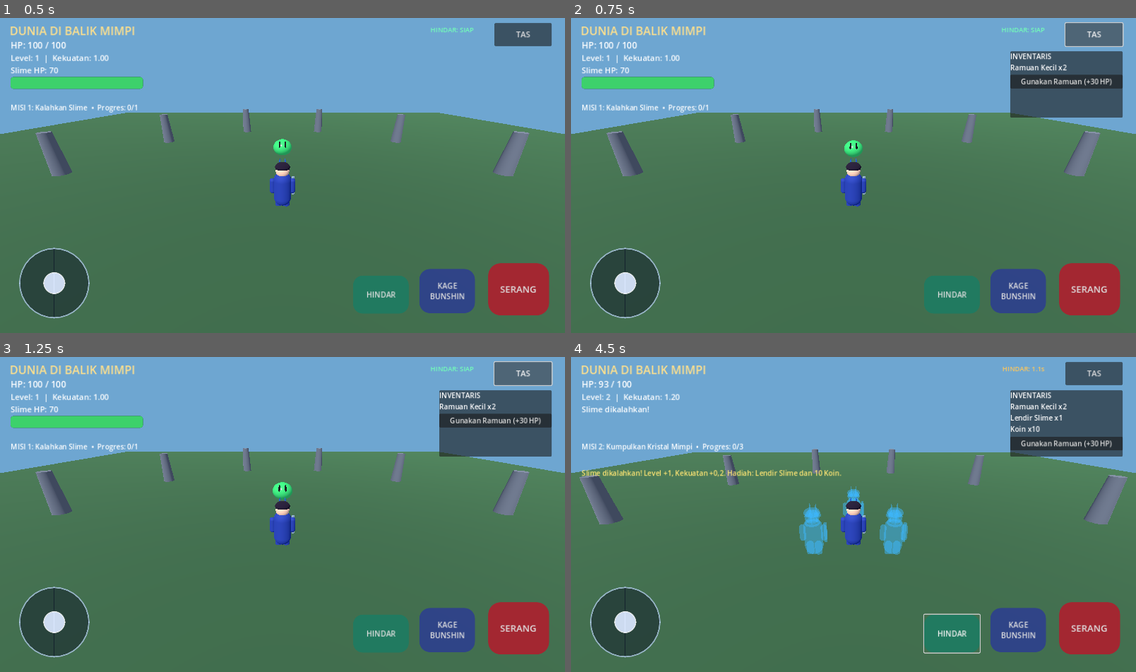
Above: before the commit, frames 1-4 (two rows, left to right).
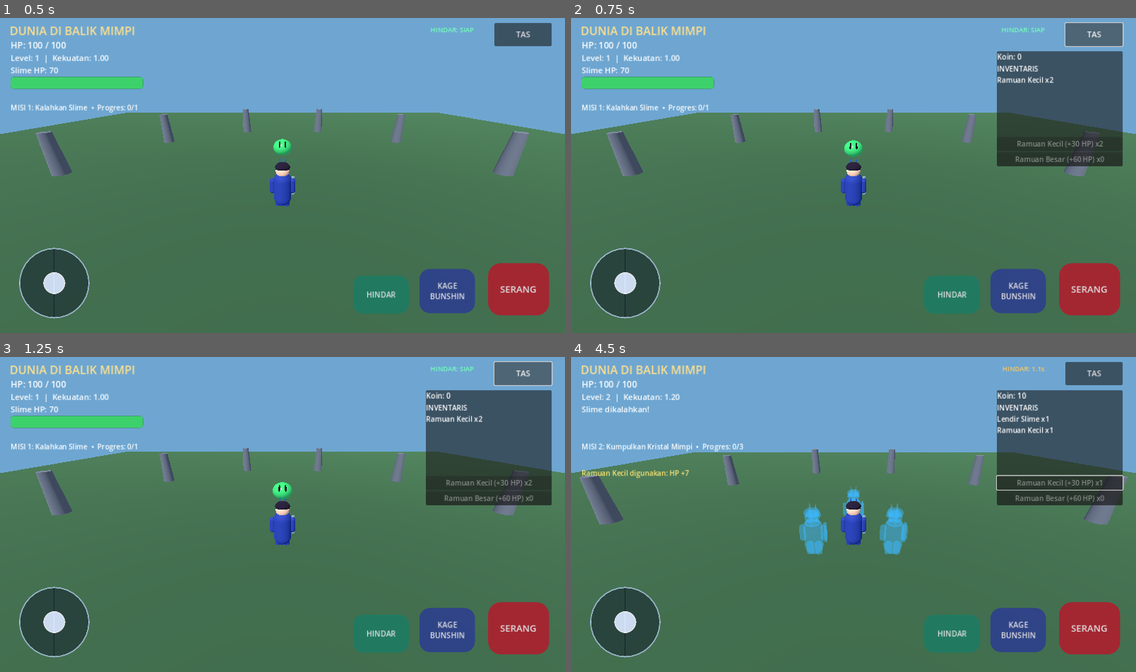
Above: after the commit, the same moments.

Repository: anjingsayang80-ui/Dunia-di-Balik-Mimpi
Game: Godot game, scene res://scenes/main.tscn
Two runs of this game, one before a commit and one after it. Both use one fixed random seed, a clock stepped at 60 frames per second and the inputs below.
Inputs (mouse positions are in pixels of both pictures, inside the frame that each line leads up to):
- Up to frame 1 (0.5 s): no input
- Up to frame 2 (0.75 s): click "TAS" at 0.5 s
- Up to frame 3 (1.25 s): no input
- Up to frame 4 (4.5 s): click (1068, 420) at 1.25 s, where only the run before the commit has a clickable "Gunakan Ramuan (+30 HP)"; click "SERANG" at 2 s; click "KAGE BUNSHIN" at 2.75 s; click "HINDAR" at 3.5 s; click "Gunakan Ramuan (+30 HP)" (after the commit: "Ramuan Kecil (+30 HP) x2") at 4.25 s

Frame 1 is identical in both runs. In frame 2, 5.0% of the frame differs, in the area x 75-98%, y 10-48%; in frame 3, 5.0%; in frame 4, 5.9%, in the area x 1-98%, y 7-95%.

Commit message:
Improve mobile inventory actions and multi-touch joystick handling

Diff:
--- a/android-game/scripts/main.gd
+++ b/android-game/scripts/main.gd
@@ -26,8 +26,13 @@
 var boss_health_bar: ProgressBar
 var quest_text: Label
 var inventory_text: Label
+var coin_text: Label
 var notice_text: Label
 var inventory_panel: PanelContainer
+var inventory_button: Button
+var small_potion_button: Button
+var large_potion_button: Button
+var joystick_touch_index := -1
 var autosave_timer := 0.0
 const SAVE_INTERVAL := 5.0
 const START_POSITION := Vector3(0, 0.1, 4)
@@ -212,7 +217,7 @@
     notice_text.add_theme_color_override("font_color", Color(1.0, 0.9, 0.45))
     layer.add_child(notice_text)
 
-    var inventory_button := Button.new()
+    inventory_button = Button.new()
     inventory_button.text = "TAS"
     inventory_button.position = Vector2(-160, 18)
     inventory_button.size = Vector2(130, 52)
@@ -223,8 +228,8 @@
     layer.add_child(inventory_button)
 
     inventory_panel = PanelContainer.new()
-    inventory_panel.position = Vector2(-285, 82)
-    inventory_panel.size = Vector2(255, 150)
+    inventory_panel.position = Vector2(-315, 82)
+    inventory_panel.size = Vector2(285, 260)
     inventory_panel.anchor_left = 1.0
     inventory_panel.anchor_right = 1.0
     inventory_panel.visible = false
@@ -233,15 +238,31 @@
     var inventory_box := VBoxContainer.new()
     inventory_panel.add_child(inventory_box)
 
+    coin_text = Label.new()
+    coin_text.text = "Koin: 0"
+    coin_text.add_theme_font_size_override("font_size", 17)
+    inventory_box.add_child(coin_text)
+
+    var inventory_scroll := ScrollContainer.new()
+    inventory_scroll.custom_minimum_size = Vector2(260, 112)
+    inventory_scroll.size_flags_vertical = Control.SIZE_EXPAND_FILL
+    inventory_box.add_child(inventory_scroll)
+
     inventory_text = Label.new()
     inventory_text.text = "Inventaris kosong"
     inventory_text.autowrap_mode = TextServer.AUTOWRAP_WORD_SMART
-    inventory_box.add_child(inventory_text)
-
-    var use_potion := Button.new()
-    use_potion.text = "Gunakan Ramuan (+30 HP)"
-    use_potion.pressed.connect(_use_potion)
-    inventory_box.add_child(use_potion)
+    inventory_text.size_flags_horizontal = Control.SIZE_EXPAND_FILL
+    inventory_scroll.add_child(inventory_text)
+
+    small_potion_button = Button.new()
+    small_potion_button.text = "Ramuan Kecil (+30 HP)"
+    small_potion_button.pressed.connect(_use_potion.bind("Ramuan Kecil"))
+    inventory_box.add_child(small_potion_button)
+
+    large_potion_button = Button.new()
+    large_potion_button.text = "Ramuan Besar (+60 HP)"
+    large_potion_button.pressed.connect(_use_potion.bind("Ramuan Besar"))
+    inventory_box.add_child(large_potion_button)
 
     joystick = Control.new()
     joystick.position = Vector2(38, -198)
@@ -427,34 +448,50 @@
     inventory_panel.visible = not inventory_panel.visible
     _refresh_inventory()
 
-func _use_potion() -> void:
+func _use_potion(item_name: String) -> void:
     if hero.hp >= 100:
         notice_text.text = "HP masih penuh."
-    elif game_state.use_item("Ramuan Kecil"):
-        hero.hp = mini(100, hero.hp + 30)
-        notice_text.text = "Ramuan digunakan: HP +30"
+    elif game_state.use_item(item_name):
+        var previous_hp: int = hero.hp
+        var heal_amount: int = game_state.get_item_heal_value(item_name)
+        hero.hp = mini(100, hero.hp + heal_amount)
+        var restored_hp: int = hero.hp - previous_hp
+        game_state.save_player_state(hero.hp, hero.global_position)
+        notice_text.text = "%s digunakan: HP +%d" % [item_name, restored_hp]
     else:
-        notice_text.text = "Ramuan tidak tersedia."
+        notice_text.text = "%s tidak tersedia." % item_name
     _refresh_inventory()
 
 func _refresh_inventory() -> void:
     var items: Dictionary = game_state.inventory
+    var item_names: Array = items.keys()
+    item_names.sort()
     var lines := ["INVENTARIS"]
     if items.is_empty():
         lines.append("Belum ada barang.")
     else:
-        for item in items:
-            lines.append("%s x%d" % [item, items[item]])
+        for item_name in item_names:
+            if item_name != "Koin":
+                lines.append("%s x%d" % [item_name, items[item_name]])
     inventory_text.text = "\n".join(lines)
+    coin_text.text = "Koin: %d" % game_state.get_item_count("Koin")
+    var small_count: int = game_state.get_item_count("Ramuan Kecil")
+    var large_count: int = game_state.get_item_count("Ramuan Besar")
+    small_potion_button.text = "Ramuan Kecil (+30 HP) x%d" % small_count
+    large_potion_button.text = "Ramuan Besar (+60 HP) x%d" % large_count
+    small_potion_button.disabled = small_count <= 0 or hero.hp >= 100
+    large_potion_button.disabled = large_count <= 0 or hero.hp >= 100
 
 func _on_joystick_input(event: InputEvent) -> void:
     if event is InputEventScreenTouch:
-        if event.pressed:
+        if event.pressed and joystick_touch_index == -1:
+            joystick_touch_index = event.index
             _set_joystick(event.position)
-        else:
+        elif not event.pressed and event.index == joystick_touch_index:
+            joystick_touch_index = -1
             move_vector = Vector2.ZERO
             knob.position = joystick.size * 0.5 - knob.size * 0.5
-    elif event is InputEventScreenDrag:
+    elif event is InputEventScreenDrag and event.index == joystick_touch_index:
         _set_joystick(event.position)
 
 func _set_joystick(pos: Vector2) -> void:
@@ -466,6 +503,8 @@
     knob.position = center - knob.size * 0.5 + delta
 
 func _is_control_touch(pos: Vector2) -> bool:
+    if inventory_button and inventory_button.get_global_rect().has_point(pos):
+        return true
     if joystick and joystick.get_global_rect().has_point(pos):
         return true
     if attack_button and attack_button.get_global_rect().has_point(pos):
